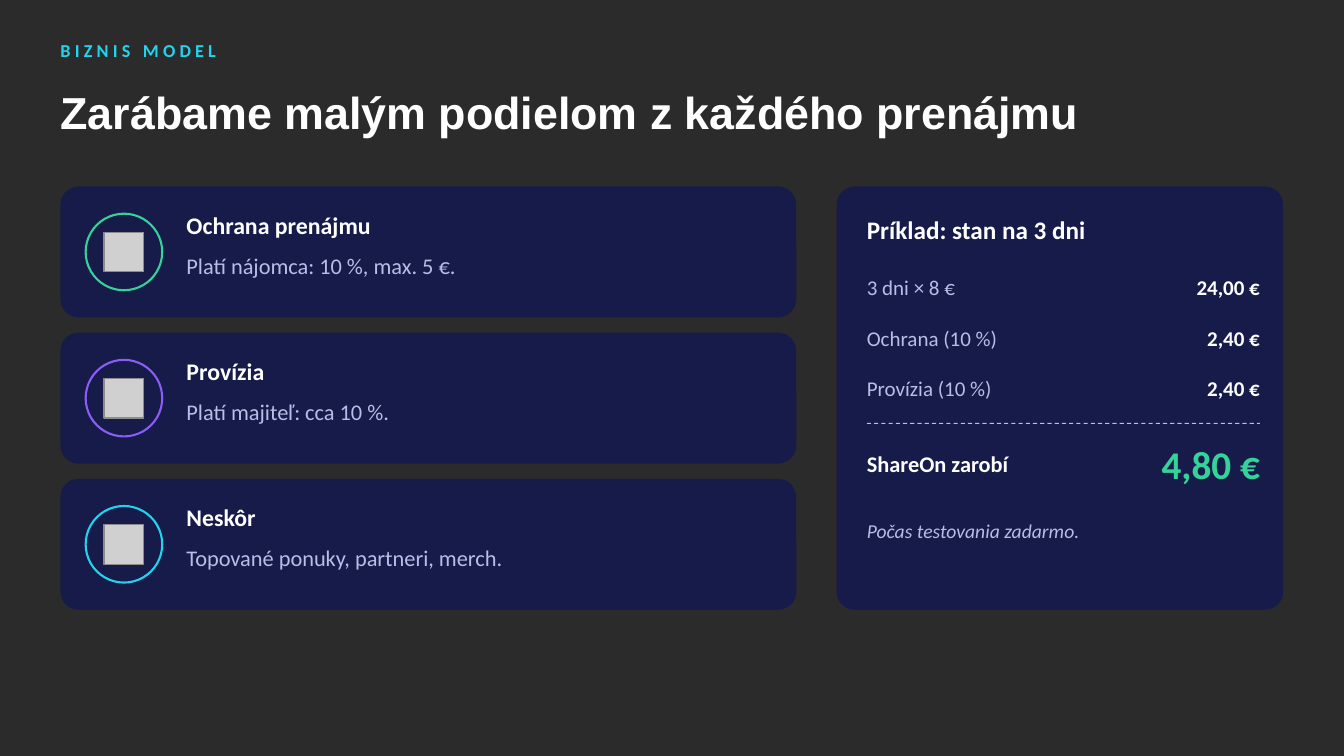
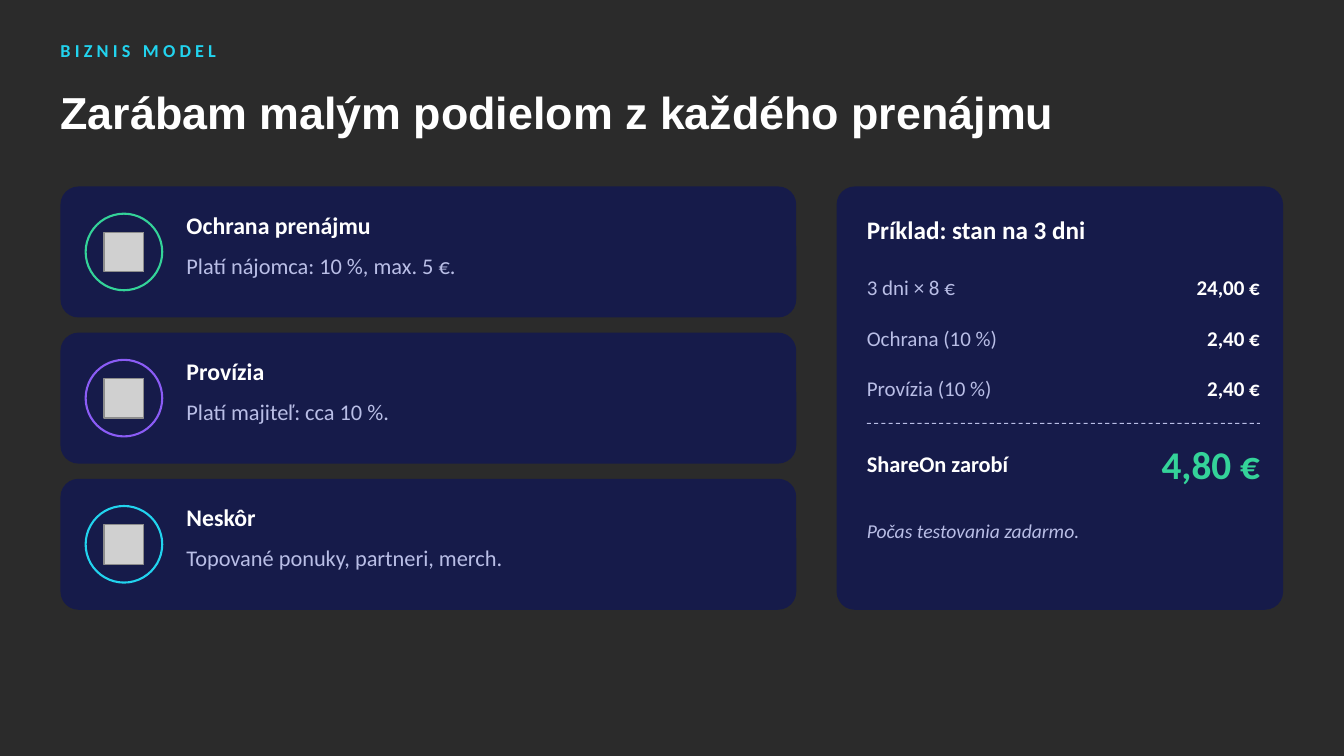
Before and after one commit to samueljurik5-web/shareon, a slide deck: slide 7 of docs/pitch/ShareOn-pitch-deck.pptx. Drawn at 1344x756 pixels with LibreOffice and Linux fonts; fonts in the diff are those of the drawing; grey boxes stand for pictures; background and template pictures are left out; a plain dark background stands for a picture behind light text. Boxes give left, top, right and bottom in pixels: in the first picture for what was removed or moved away, otherwise in the second. Text is boxed around its words. In the diff, an @@ line names an element or a change of style, - is before the commit and + after.

```diff
--- a/docs/pitch/ShareOn-pitch-deck.pptx
+++ b/docs/pitch/ShareOn-pitch-deck.pptx
@@ title at (60, 95, 1054, 138): text changed @@
-Zarábame malým podielom z každého prenájmu
+Zarábam malým podielom z každého prenájmu
```
Also in this commit, not shown: 9 other slides changed, 1 other file.
